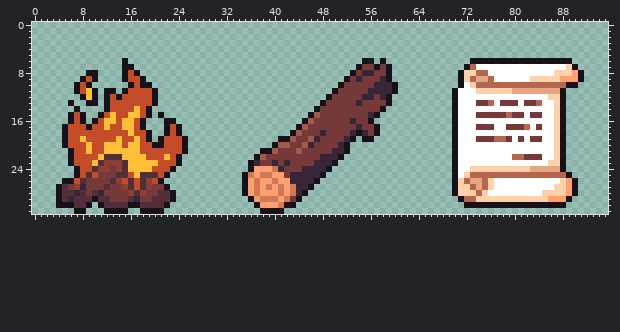
A sprite sheet gets an edit: citm_desvj_project_template-L07/Output/Assets/Maps/Tileset_CheckPoints.png. This is how it looked before the edit.
The file is 96x32 pixels. Pixels under 10% opacity are left out. Colours within 5 levels of each other are drawn and written as one.
After:
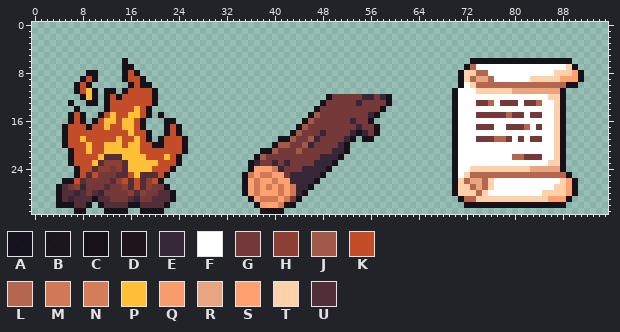
Palette (. is transparent): A #110d18f7  B #17111af7  C #17111a  D #1d141c  E #372538  F #ffffff  G #753939  H #8d3f34  J #a25948  K #c44d29  L #b4664e  M #cf7957  N #d57d59  P #ffbf36  Q #f89c6d  R #e7a581  S #ffa070  T #ffd1ab  U #522e38
What changed:
The edit erases colour A in rows 7 to 9 at x 59.
The edit erases colour B in row 6 at x 56.
The edit erases colour C in row 6 at x 55 and 58; in row 7 at x 54 and 57; in row 8 at x 53; in row 9 at x 52; in row 10 at x 51 and 60; in row 11 at x 50 and 60.
The edit erases colour E in row 8 at x 55 to 56; in row 9 at x 54 and 58; in row 10 at x 57 to 59; in row 11 at x 56 to 59.
The edit erases colour G in row 7 at x 55 to 56 and 58; in row 8 at x 54 and 57 to 58; in row 9 at x 53 and 55 to 57; in row 10 at x 52 to 56; in row 11 at x 51 to 55.
Where, in picture pixels (left, top, right, bottom), the same in both pictures:
erased: (332, 58, 398, 94)
